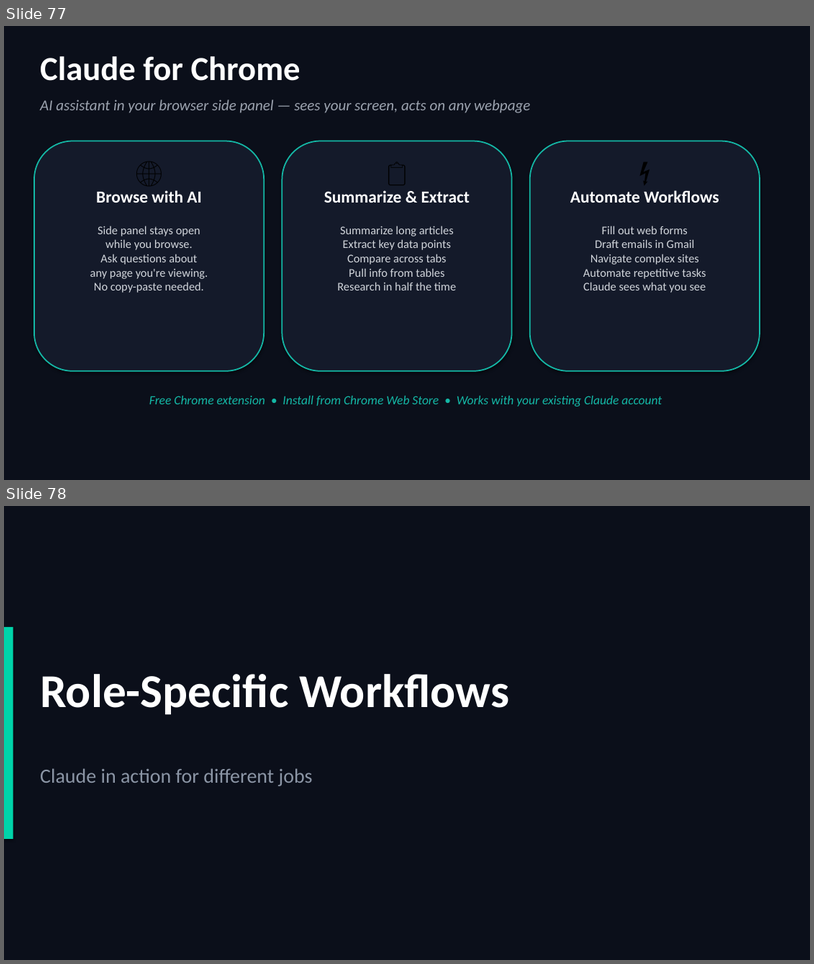
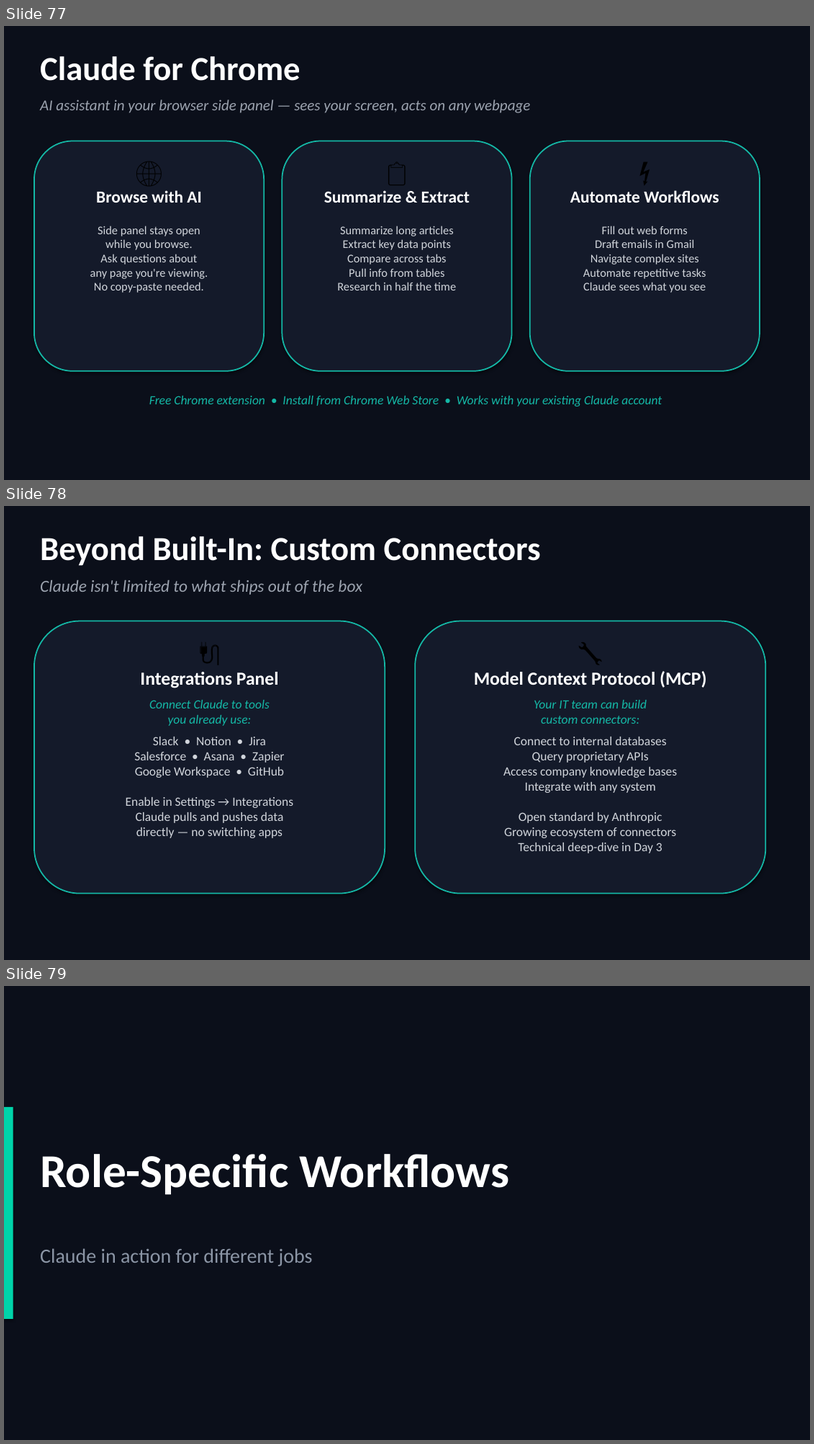
Before and after one commit to scottrhay/AIA-ClaudeCopilot, a slide deck: slides/Day1_Claude_for_Business.pptx. Shown one above the other, each under a label of ours: slides 77 and 78 before the commit, slides 77, 78 and 79 after it. The pictures are 814x964 and 814x1444 pixels, drawn with LibreOffice and Linux fonts; fonts in the diff are those of the drawing. Boxes give left, top, right and bottom in pixels: in the first picture for what was removed or moved away, otherwise in the second. Text is boxed around its words. In the diff, an @@ line names an element or a change of style, - is before the commit and + after.

Commit message:
Day 1: Add 'Beyond Built-In: Custom Connectors' slide — 89 slides
Two-card layout:
- Integrations Panel: Slack, Notion, Jira, Salesforce, Zapier, etc.
- MCP (Model Context Protocol): custom connectors to internal systems
Business-friendly framing, points to Day 3 for technical deep-dive.

```diff
--- a/slides/Day1_Claude_for_Business.pptx
+++ b/slides/Day1_Claude_for_Business.pptx
@@ slide 78 added at (4,506,810,960), background #0B0F1A @@
@@ text added at (40,536,541,566), 40 pt, text #FFFFFF, bold @@
+Beyond Built-In: Custom Connectors
@@ text added at (40,580,363,595), 20 pt, text #9CA3AF, italic @@
+Claude isn't limited to what ships out of the box
@@ rounded rectangle added at (34,621,385,893), fill #141A2A, outline #14B8A6 1.5 pt @@
@@ text added at (52,633,367,663), 30 pt, text #000000 @@
+🔌
@@ rounded rectangle added at (415,621,766,893), fill #141A2A, outline #14B8A6 1.5 pt @@
@@ text added at (434,633,748,663), 30 pt, text #000000 @@
+🔧
@@ text added at (140,672,279,688), 22 pt, text #FFFFFF, bold @@
+Integrations Panel
@@ text added at (474,671,707,687), 22 pt, text #FFFFFF, bold @@
+Model Context Protocol (MCP)
@@ text added at (149,700,269,726), 15 pt, text #14B8A6, italic @@
+Connect Claude to tools
+you already use:
@@ text added at (534,700,647,723), 15 pt, text #14B8A6, italic @@
+Your IT team can build
+custom connectors:
@@ text added at (126,736,293,838), 15 pt, text #D1D5DB @@
+Slack • Notion • Jira
+Salesforce • Asana • Zapier
+Google Workspace • GitHub
+Enable in Settings → Integrations
+Claude pulls and pushes data
+directly — no switching apps
@@ text added at (504,736,677,853), 15 pt, text #D1D5DB @@
+Connect to internal databases
+Query proprietary APIs
+Access company knowledge bases
+Integrate with any system
+Open standard by Anthropic
+Growing ecosystem of connectors
+Technical deep-dive in Day 3
@@ what was slide 78 is now slide 79 @@
```
